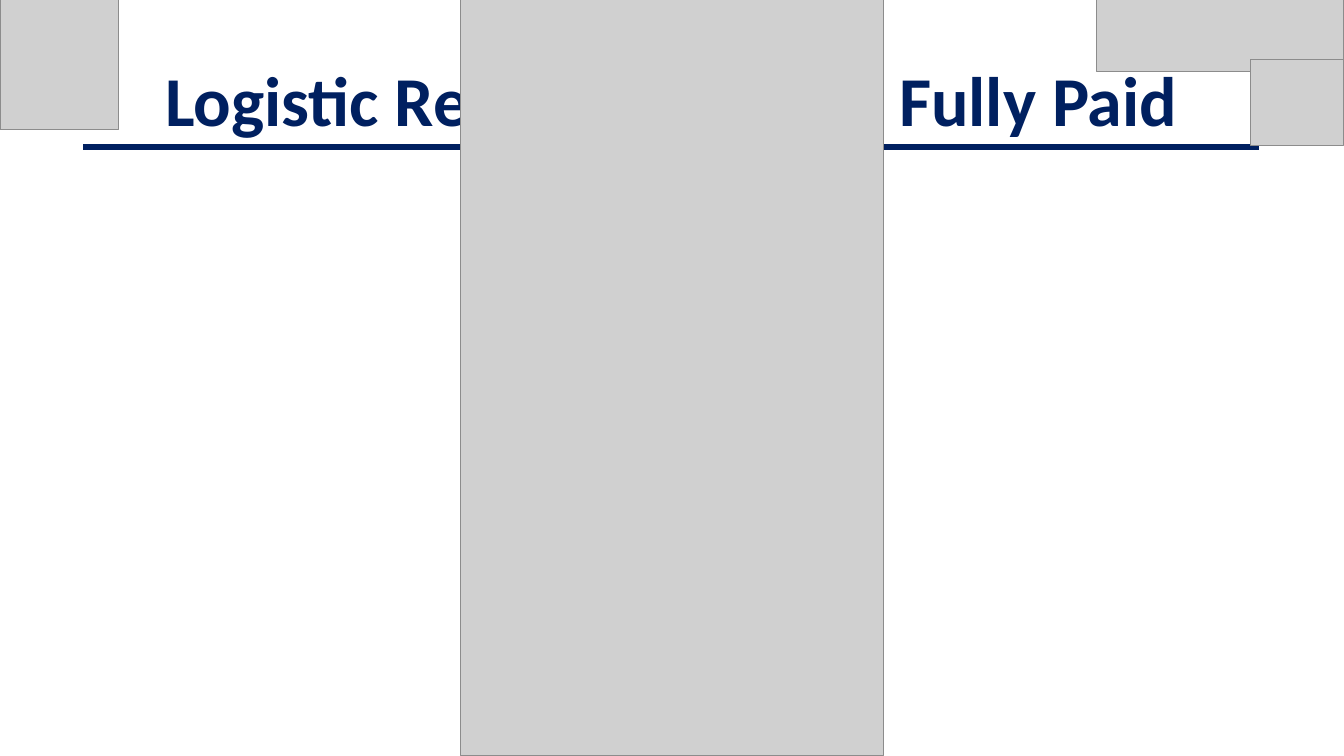
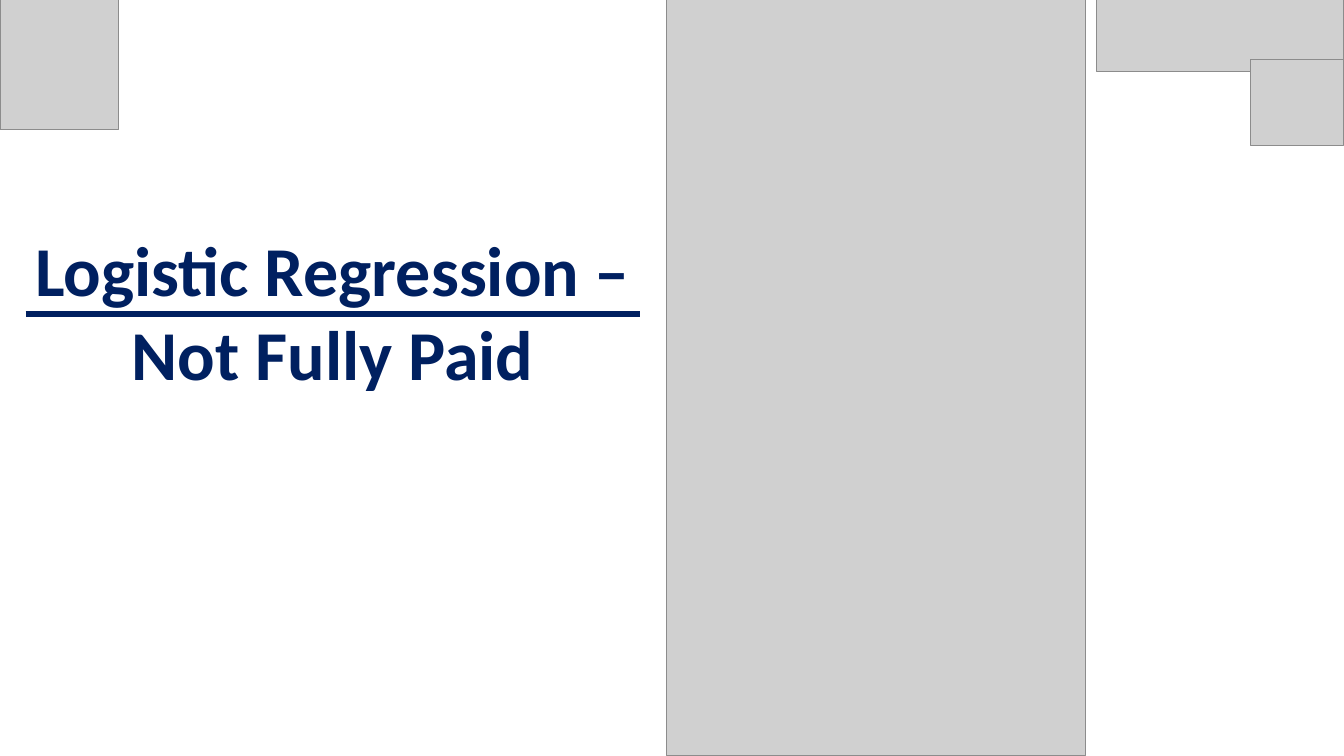
Before and after one commit to jschild01/JMB_DATS_6101, a slide deck: slide 19 of Project2/EDA_LendingClub_Slides - Project 2.pptx. Drawn at 1344x756 pixels with LibreOffice and Linux fonts; fonts in the diff are those of the drawing; grey boxes stand for pictures. Boxes give left, top, right and bottom in pixels: in the first picture for what was removed or moved away, otherwise in the second. Text is boxed around its words. In the diff, an @@ line names an element or a change of style, - is before the commit and + after.

```diff
--- a/Project2/EDA_LendingClub_Slides - Project 2.pptx
+++ b/Project2/EDA_LendingClub_Slides - Project 2.pptx
@@ picture removed at (x1=461, y1=0, x2=884, y2=756) @@
@@ picture added at (x1=666, y1=0, x2=1086, y2=756) @@
@@ text "Logistic Regression – Not Fully ..." rewrapped from (x1=165, y1=68, x2=1177, y2=143) to (x1=35, y1=246, x2=579, y2=391) @@
@@ line moved from (84, 147) - (1259, 147) to (25, 314) - (640, 314) @@
```
Also in this commit, not shown: 10 other slides changed, 2 other files.
